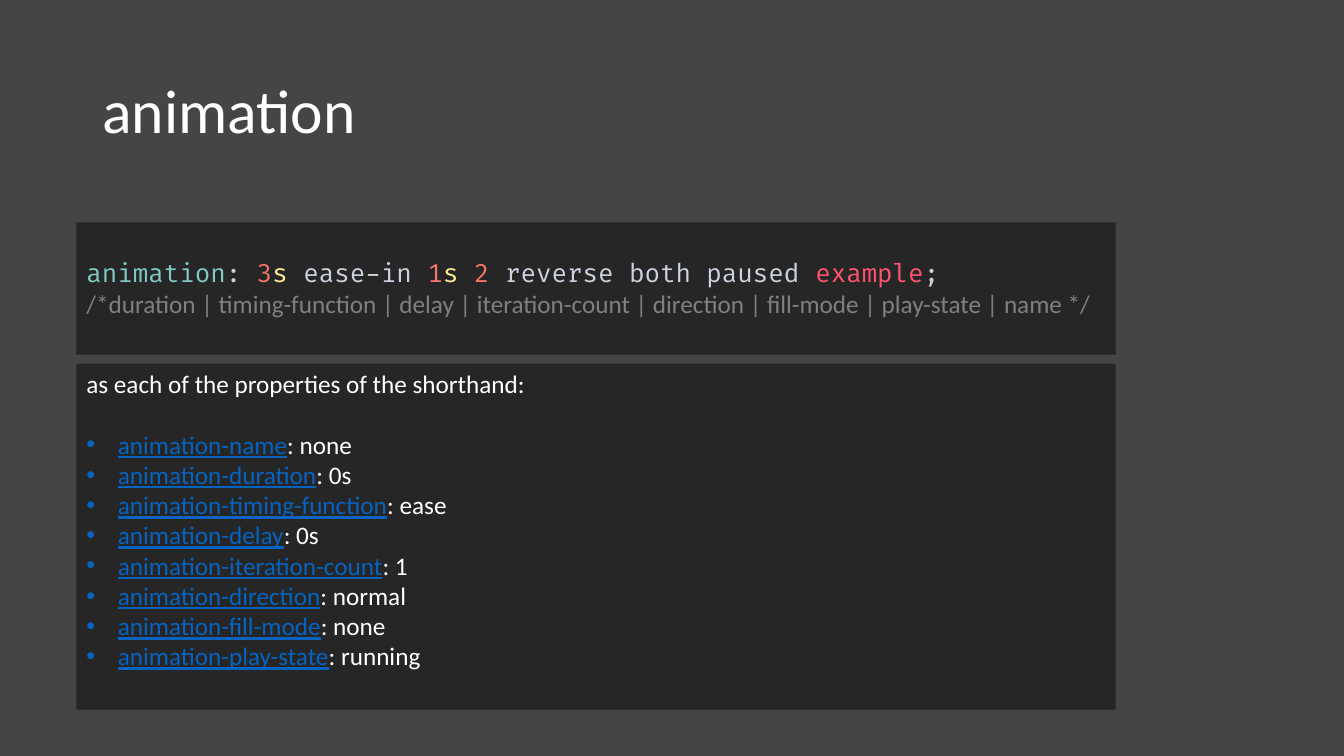
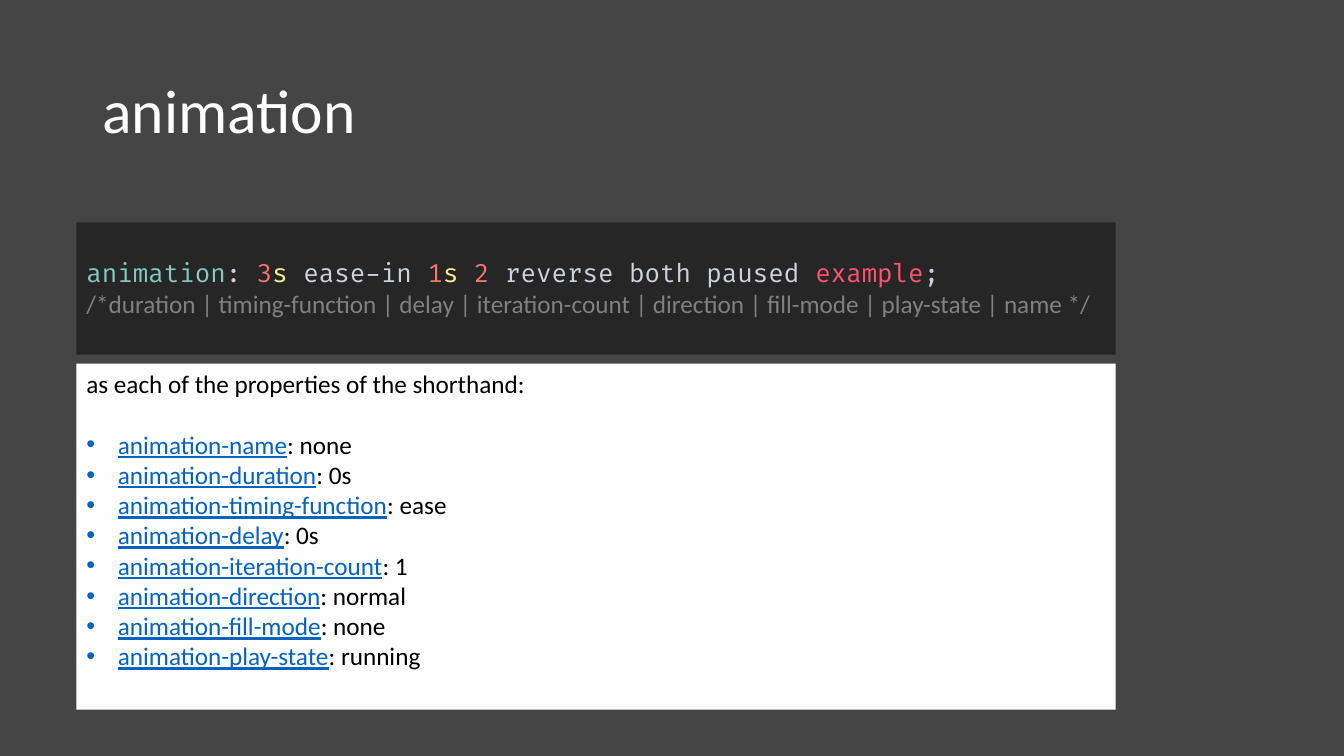
Before and after one commit to Abdelrahman3D/Baianat-training, a slide deck: slide 3 of session__04/advanced/session__04.pptx. Drawn at 1344x756 pixels with LibreOffice and Linux fonts; fonts in the diff are those of the drawing. Boxes give left, top, right and bottom in pixels: in the first picture for what was removed or moved away, otherwise in the second. Text is boxed around its words. In the diff, an @@ line names an element or a change of style, - is before the commit and + after.

```diff
--- a/session__04/advanced/session__04.pptx
+++ b/session__04/advanced/session__04.pptx
@@ rectangle "as each of the properties ..." at <box>77,364,1116,710</box>: text colour #FFFFFF to #000000 in "as each of the properties of the ...", "animation-name: none", "animation-duration: 0s", "animation-timing-function: ease" and 5 more places; fill #262626 to #FFFFFF @@
```
Also in this commit, not shown: 2 slides added, 1 slide removed, 1 other file.
